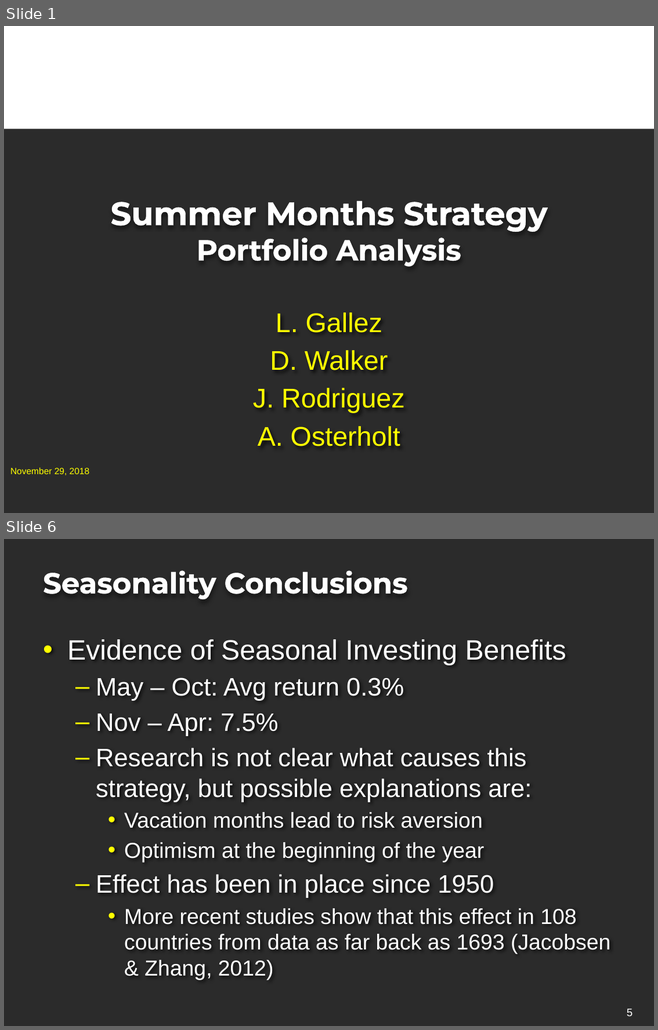
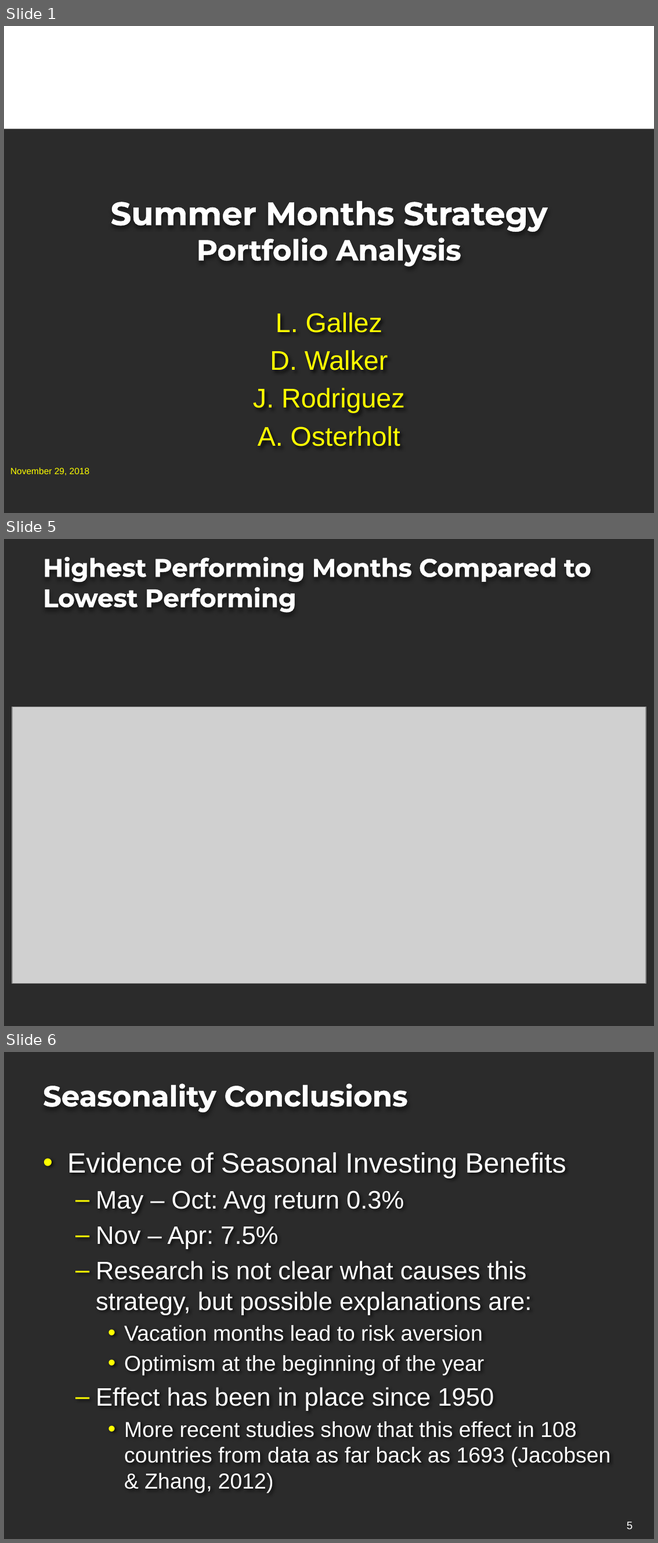
Before and after one commit to projectoneda/projectone, a slide deck: Portfolio Strategy Project.pptx. Shown one above the other, each under a label of ours: slides 1 and 6 before the commit, slides 1, 5 and 6 after it; the slides between them are not shown. The pictures are 658x1030 and 658x1543 pixels, drawn with LibreOffice and Linux fonts; fonts in the diff are those of the drawing; grey boxes stand for pictures; background and template pictures are left out; a plain dark background stands for a picture behind light text. Boxes give left, top, right and bottom in pixels: in the first picture for what was removed or moved away, otherwise in the second. Text is boxed around its words. In the diff, an @@ line names an element or a change of style, - is before the commit and + after.

```diff
--- a/Portfolio Strategy Project.pptx
+++ b/Portfolio Strategy Project.pptx
@@ slide 5 added at [4, 539, 654, 1026], background picture (left out) @@
@@ title added at [43, 556, 591, 613], 28 pt, text #FFFFFF, bold @@
+Highest Performing Months Compared to Lowest Performing
@@ picture added at [12, 707, 645, 983] @@
```
Also in this commit, not shown: 3 slides changed, 1 slide removed, 7 other files.
